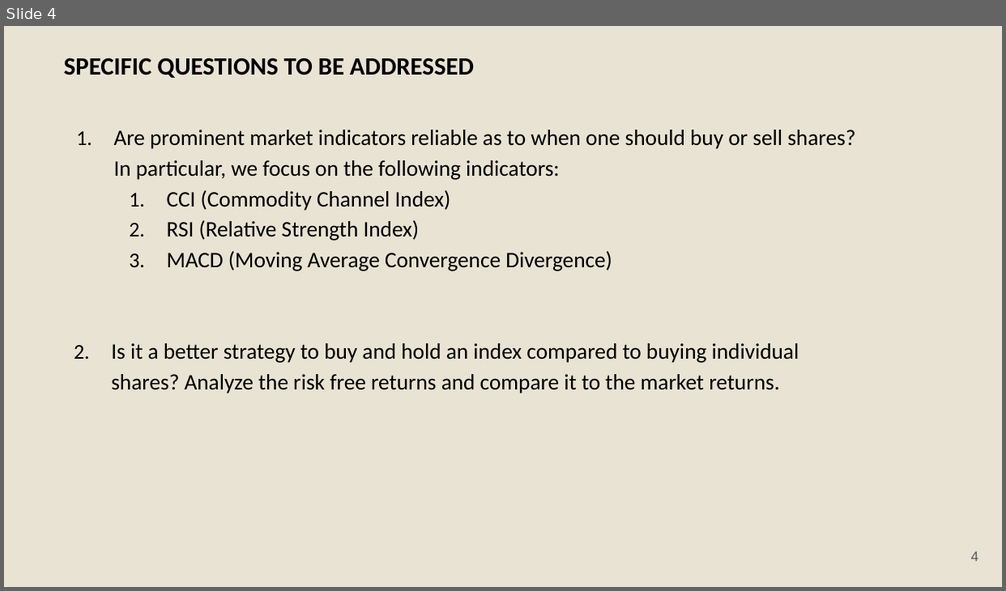
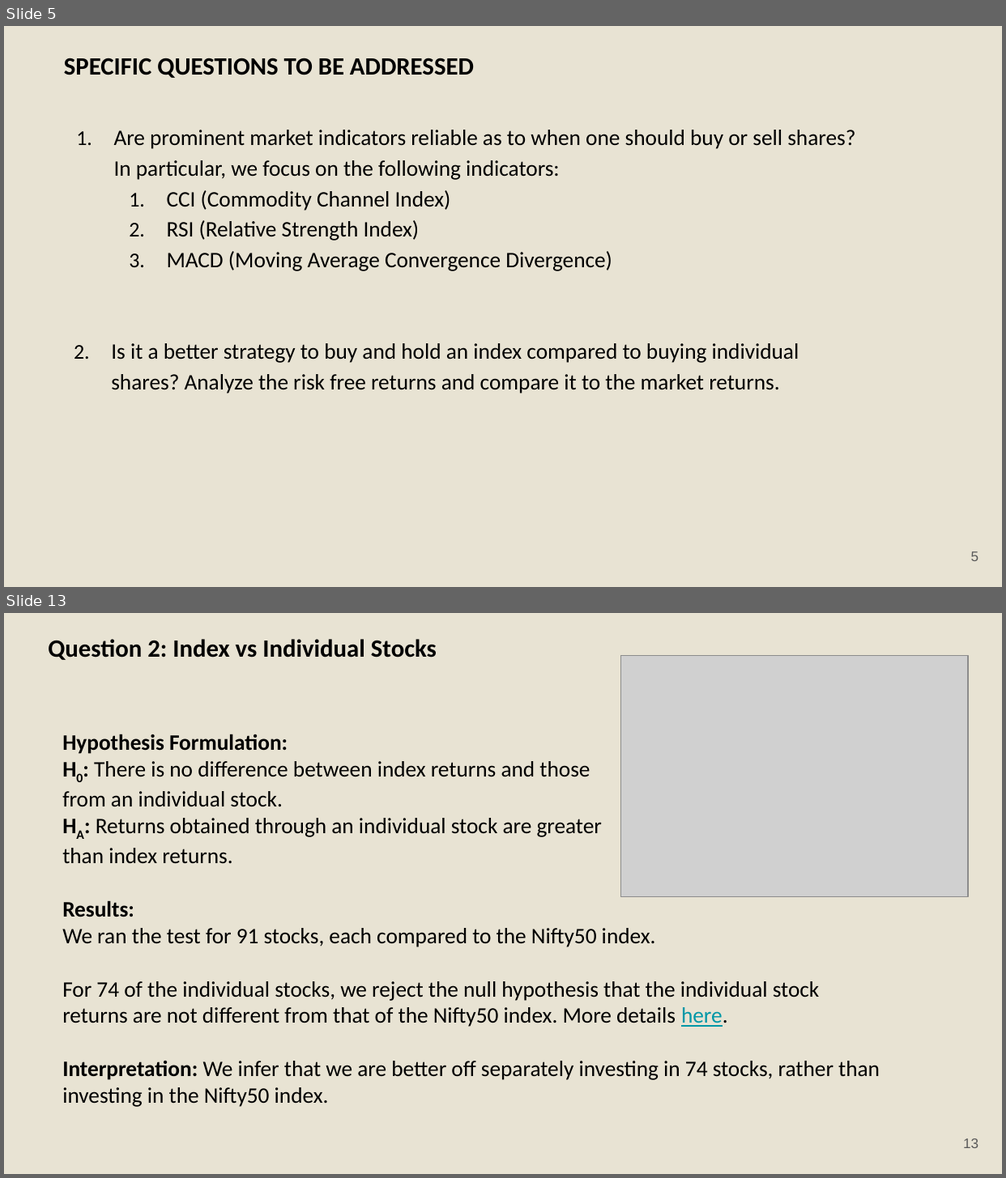
Before and after one commit to svraman1991/Data557Stonks, a slide deck: Group 44 - Data 557 - Final.pptx. Shown one above the other, each under a label of ours: slide 4 before the commit, slides 5 and 13 after it; the slides between them are not shown. The pictures are 1006x591 and 1006x1178 pixels, drawn with LibreOffice and Linux fonts; fonts in the diff are those of the drawing; grey boxes stand for pictures. Boxes give left, top, right and bottom in pixels: in the first picture for what was removed or moved away, otherwise in the second. Text is boxed around its words. In the diff, an @@ line names an element or a change of style, - is before the commit and + after.

```diff
--- a/Group 44 - Data 557 - Final.pptx
+++ b/Group 44 - Data 557 - Final.pptx
@@ slide 13 added at (4,613,1002,1174), background #E8E3D3 @@
@@ title added at (48,639,437,660), 18 pt, text #000000, bold @@
+Question 2: Index vs Individual Stocks
@@ picture added at (620,656,968,897) @@
@@ text added at (62,734,880,1107), 16 pt, text #000000 @@
+Hypothesis Formulation:
+H0: There is no difference between index returns and those
+from an individual stock.
+HA: Returns obtained through an individual stock are greater
+than index returns.
+Results:
+We ran the test for 91 stocks, each compared to the Nifty50 index.
+For 74 of the individual stocks, we reject the null hypothesis that the individual stock returns are not different from that of the Nifty50 index. More details here.
+Interpretation: We infer that we are better off separately investing in 74 stocks, rather than investing in the Nifty50 index.
@@ page number added at (963,1139,978,1148), 10 pt, text #595959 @@
+13
@@ what was slide 4 is now slide 5 @@
@@ page number at (971,552,979,561): text changed @@
-4
+5
```
Also in this commit, not shown: 4 other slides added, 1 slide removed.
